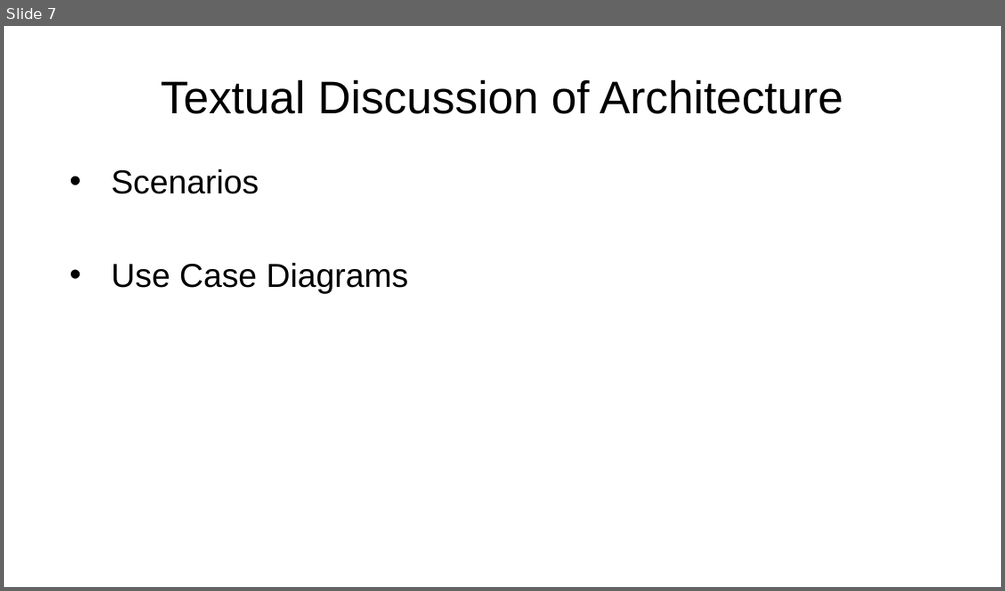
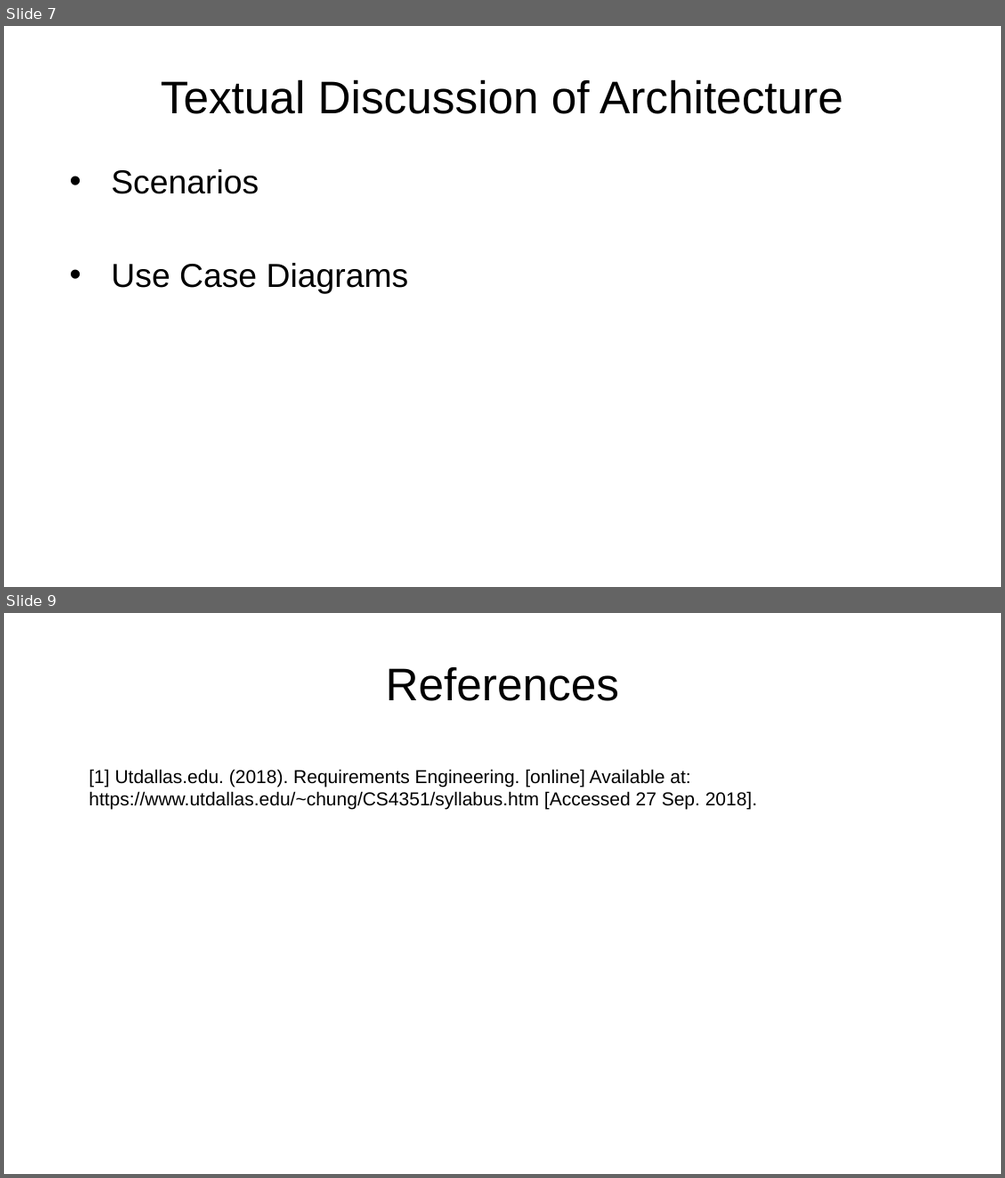
Before and after one commit to AlexLundinEducational/UTDFall2018, a slide deck: 2.1-SE-4352.001-AandD/Homework/Homework3/Homework3.pptx. Shown one above the other, each under a label of ours: slide 7 before the commit, slides 7 and 9 after it; the slides between them are not shown. The pictures are 1005x591 and 1005x1178 pixels, drawn with LibreOffice and Linux fonts; fonts in the diff are those of the drawing; background and template pictures are left out. Boxes give left, top, right and bottom in pixels: in the first picture for what was removed or moved away, otherwise in the second. Text is boxed around its words. In the diff, an @@ line names an element or a change of style, - is before the commit and + after.

```diff
--- a/2.1-SE-4352.001-AandD/Homework/Homework3/Homework3.pptx
+++ b/2.1-SE-4352.001-AandD/Homework/Homework3/Homework3.pptx
@@ slide 9 added at <box>4,613,1001,1174</box>, background picture (left out) @@
@@ title added at <box>386,667,619,701</box>, 44 pt, text #000000 @@
+References
@@ text added at <box>89,769,757,810</box>, 18 pt, text #000000 @@
+[1] Utdallas.edu. (2018). Requirements Engineering. [online] Available at: https://www.utdallas.edu/~chung/CS4351/syllabus.htm [Accessed 27 Sep. 2018].
```
Also in this commit, not shown: 1 slide changed, 1 other slide added, 1 other file.
